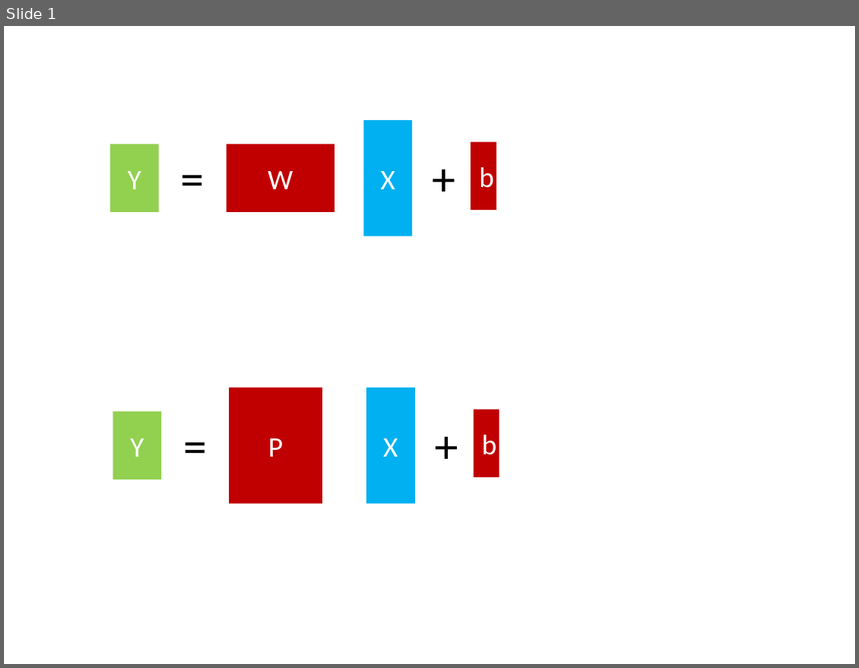
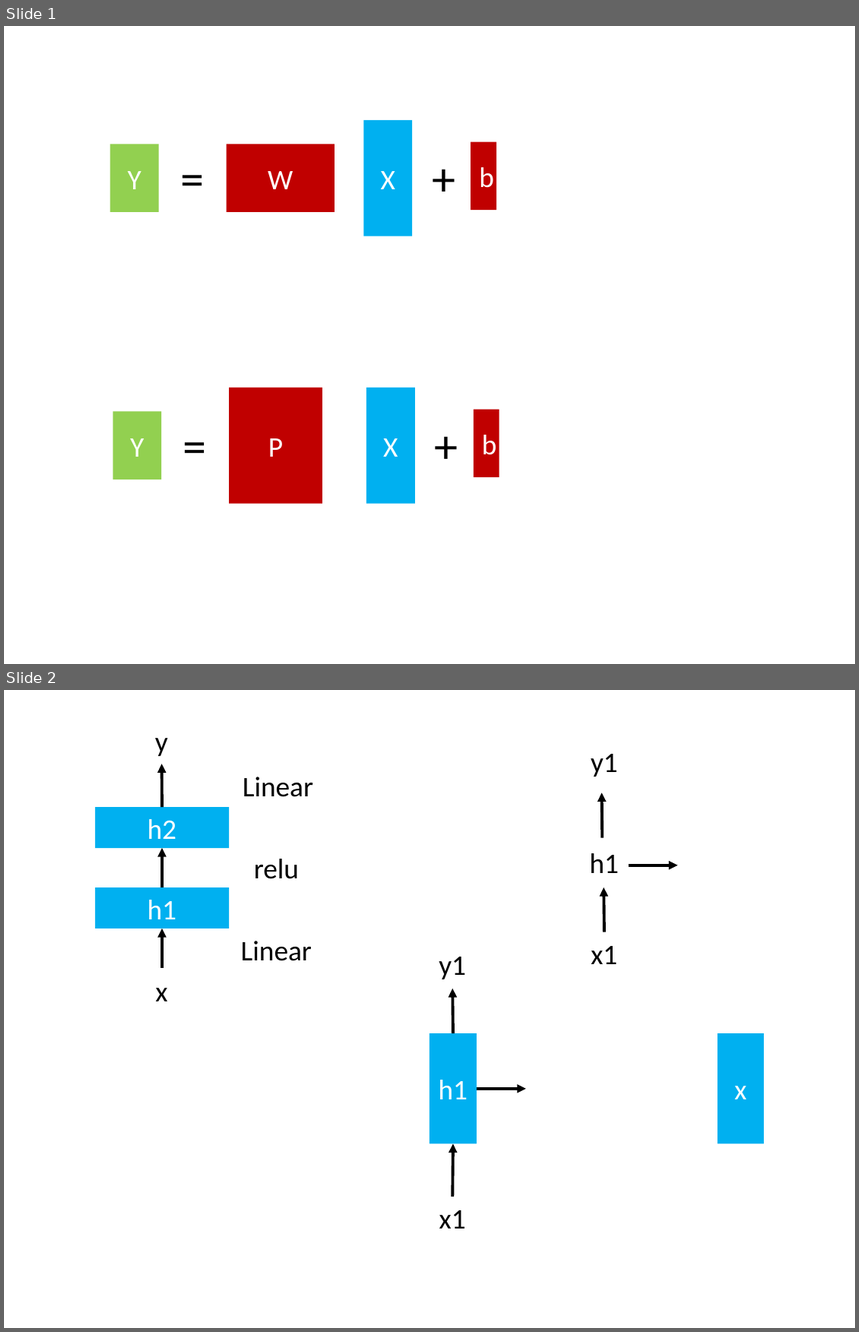
Before and after one commit to hshindo/Merlin.jl, a slide deck: docs/src/assets/figures.pptx. Shown one above the other, each under a label of ours: slide 1 before the commit, slides 1 and 2 after it. The pictures are 859x668 and 859x1332 pixels, drawn with LibreOffice and Linux fonts; fonts in the diff are those of the drawing. Boxes give left, top, right and bottom in pixels: in the first picture for what was removed or moved away, otherwise in the second. Text is boxed around its words. In the diff, an @@ line names an element or a change of style, - is before the commit and + after.

```diff
--- a/docs/src/assets/figures.pptx
+++ b/docs/src/assets/figures.pptx
@@ slide 2 added at [4,690,855,1328], background #FFFFFF @@
@@ text added at [155,738,168,756], 24 pt, text #000000 @@
+y
@@ text added at [591,754,618,777], 24 pt, text #000000 @@
+y1
@@ arrow added from (162, 808) to (161, 764), #000000 2.5 pt @@
@@ text added at [243,777,313,797], 24 pt, text #000000 @@
+Linear
@@ arrow added from (602, 838) to (601, 793), #000000 2.5 pt @@
@@ rectangle added at [95,808,229,848], fill #00B0F0, 24 pt, text #FFFFFF @@
+h2
@@ arrow added from (162, 888) to (162, 848), #000000 2.5 pt @@
@@ text added at [254,859,299,879], 24 pt, text #000000 @@
+relu
@@ text added at [590,853,619,873], 24 pt, text #000000 @@
+h1
@@ arrow added from (629, 866) to (678, 866), #000000 2.5 pt @@
@@ rectangle added at [95,888,229,929], fill #00B0F0, 24 pt, text #FFFFFF @@
+h1
@@ arrow added from (604, 932) to (604, 888), #000000 2.5 pt @@
@@ arrow added from (162, 968) to (162, 929), #000000 2.5 pt @@
@@ text added at [241,941,312,961], 24 pt, text #000000 @@
+Linear
@@ text added at [439,957,466,980], 24 pt, text #000000 @@
+y1
@@ text added at [591,946,617,964], 24 pt, text #000000 @@
+x1
@@ text added at [155,988,167,1002], 24 pt, text #000000 @@
+x
@@ arrow added from (453, 1034) to (452, 989), #000000 2.5 pt @@
@@ rectangle added at [430,1034,477,1144], fill #00B0F0, 24 pt, text #FFFFFF @@
+h1
@@ rectangle added at [718,1034,764,1144], fill #00B0F0, 24 pt, text #FFFFFF @@
+x
@@ arrow added from (477, 1089) to (526, 1089), #000000 2.5 pt @@
@@ arrow added from (452, 1196) to (453, 1144), #000000 2.5 pt @@
@@ text added at [439,1211,466,1229], 24 pt, text #000000 @@
+x1
```
Also in this commit, not shown: 1 slide changed, 1 other slide added, 4 other files.
